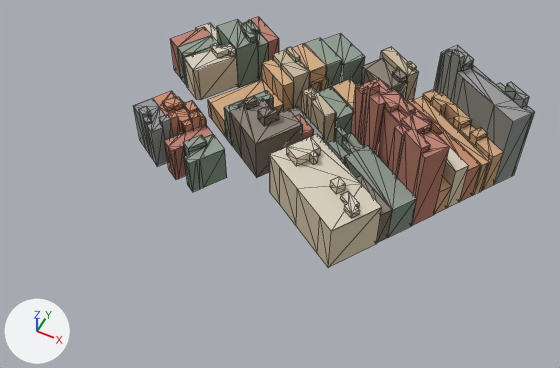
Before and after pictures for a commit that changed the glTF model public/models/washington-city/tile--1_3.glb.
Both versions are drawn from a camera (50 mm lens) standing at (38.0, -940.0, 332.0) and looking at (-86.0, -690.0, 20.0). Arrows for +X, +Y and +Z are at lower left; the lights stay in place. The picture after the commit comes second. Mesh edges are drawn as thin lines. Where no turn or scale is listed for an object, it has been applied to the vertices. Vertices at exactly the same position are counted once.

Objects in the first picture: 'roof', 'wall'.
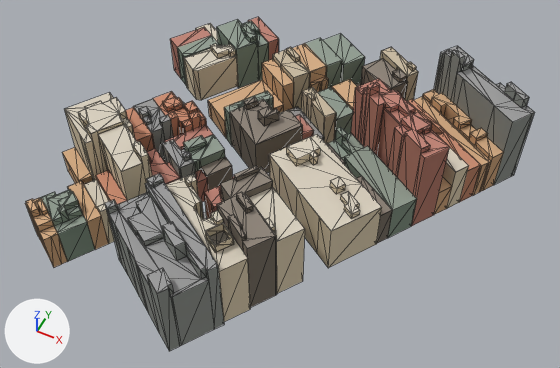
Where the newer file only moved an object's origin or applied its transform, the numbers keep the older frame.

What changed in the scene script:
```text
Change me_mesh_1:
    used by ob_wall; location = (-92.1, -640.5, 32.5)
    remove me_mesh_1.from_pydata(...)  # 1136 vertices, 1168 faces; spans x -116.0..116.0, y -77.0..77.0, z -33.0..33.0
    add me_mesh_1.from_pydata(...)  # 1803 vertices, 1854 faces; spans x -117.0..116.0, y -155.0..77.0, z -35.0..33.0
    me_mesh_1 part 1: the loose piece of 8 vertices spanning x 35.0..43.0, y -54.0..-47.0, z 2.0..6.0 is copied, and the copy is scaled about its middle by (1.74, 1.77, 1.17), then moved by (-33.0, -63.0, 10.0); it spans x -1.0..13.0, y -120.0..-107.0, z 11.0..17.0
    me_mesh_1 part 2: the loose piece of 8 vertices spanning x 35.0..43.0, y -54.0..-47.0, z 2.0..6.0 is copied, and the copy is scaled about its middle by (1.63, 1.65, 1.21), then moved by (-33.0, -63.0, 10.0); it spans x 0.0..12.0, y -120.0..-107.0, z 11.0..17.0
    me_mesh_1 part 3: 6 vertices removed from x -86.0..-50.0, y -45.0..-31.0, z -30.0; 659 vertices added at x -117.0..39.0, y -155.0..-31.0, z -35.0..22.0
    me_mesh_1 part 4: 14 vertices removed from x -101.0..-24.0, y 14.0..70.0, z -33.0..-7.0; 12 vertices added at x -78.0..-24.0, y 14.0..70.0, z -34.0..-33.0
    other edits to the shape of me_mesh_1 do not show in these pictures
Change me_mesh_2:
    used by ob_roof; location = (-92.1, -640.5, 36.1)
    remove me_mesh_2.from_pydata(...)  # 761 vertices, 573 faces; spans x -116.0..116.0, y -77.0..77.0, z -30.0..30.0
    add me_mesh_2.from_pydata(...)  # 1230 vertices, 936 faces; spans x -117.0..116.0, y -155.0..77.0, z -30.0..30.0
    me_mesh_2 part 5: the loose piece of 4 vertices spanning x -58.0..-52.0, y -39.0..-33.0, z -2.0 is copied, and the copy is moved by (5.0, -84.0, 14.0); it spans x -53.0..-47.0, y -123.0..-117.0, z 12.0
    me_mesh_2 part 6: the loose piece of 4 vertices spanning x 20.0..27.0, y -12.0..-6.0, z -4.0 is moved by (-118.0, -120.0, 1.0)
    me_mesh_2 part 7: the loose piece of 4 vertices spanning x -68.0..-63.0, y -45.0..-39.0, z -2.0 is copied, and the copy is moved by (-1.0, -68.0, -8.0); it spans x -69.0..-64.0, y -113.0..-108.0, z -10.0
    me_mesh_2 part 8: the loose piece of 4 vertices spanning x 20.0..27.0, y -12.0..-6.0, z -4.0 is copied, and the copy is moved by (1.0, -88.0, 18.0); it spans x 20.0..27.0, y -100.0..-94.0, z 13.0
    me_mesh_2 part 9: the loose piece of 4 vertices spanning x 35.0..43.0, y -54.0..-47.0, z 3.0 is copied, and the copy is moved by (-40.0, -52.0, 8.0); it spans x -5.0..2.0, y -106.0..-99.0, z 11.0
    me_mesh_2 part 10: the loose piece of 5 vertices spanning x -85.0..-79.0, y -49.0..-42.0, z -2.0 is copied, and the copy is scaled about its middle by (0.832, 0.953, 1), then moved by (57.0, -43.0, 13.0); it spans x -28.0..-22.0, y -91.0..-84.0, z 11.0
    me_mesh_2 part 11: the loose piece of 9 vertices spanning x -64.0..-42.0, y -59.0..-32.0, z -10.0 is rebuilt with 9 vertices and now spans x -64.0..-42.0, y -59.0..-32.0, z -11.0
    me_mesh_2 part 12: 432 vertices added at x -117.0..39.0, y -155.0..-41.0, z -30.0..18.0
    me_mesh_2 part 13: 1 vertex moved within x -74.0, y 63.0, z -10.0; 17 vertices removed from x -110.0..-2.0, y 14.0..64.0, z -10.0..-6.0; 15 vertices added at x -110.0..-2.0, y 14.0..64.0, z -11.0..-7.0
    other edits to the shape of me_mesh_2 do not show in these pictures
```

Changed parts and their boxes [x1, y1, x2, y2] in the pictures (560 x 368 px; the box of a moved part takes in the faces that stretch with it):
'wall', reshaped (26% wider, 33% taller)
    before: [133, 21, 534, 268]
    after: [27, 21, 534, 351]
'roof', reshaped (27% wider, 31% taller)
    before: [134, 17, 534, 231]
    after: [25, 17, 534, 297]
part 1 of me_mesh_1, added
    after: [205, 232, 234, 253]
part 2 of me_mesh_1, added
    after: [206, 224, 232, 238]
part 3 of me_mesh_1, built on (mostly hidden before)
    before: [154, 100, 180, 137]
    after: [27, 111, 305, 351]
part 4 of me_mesh_1, moved or reshaped
    before: [170, 21, 279, 96]
    after: [239, 40, 284, 113]
part 5 of me_mesh_2, added
    after: [105, 200, 117, 208]
part 6 of me_mesh_2, moved or reshaped
    before: [337, 127, 347, 136]
    after: [26, 199, 38, 211]
part 7 of me_mesh_2, added
    after: [98, 204, 106, 212]
part 8 of me_mesh_2, added
    after: [265, 218, 275, 228]
part 9 of me_mesh_2, added
    after: [211, 210, 223, 222]
part 10 of me_mesh_2, added
    after: [184, 174, 196, 183]
part 11 of me_mesh_2, rebuilt
    before: [165, 124, 213, 151]
    after: [165, 125, 213, 148]
part 12 of me_mesh_2, added
    after: [25, 92, 305, 297]
part 13 of me_mesh_2, moved or reshaped
    before: [171, 17, 342, 72]
    after: [171, 17, 342, 67]
